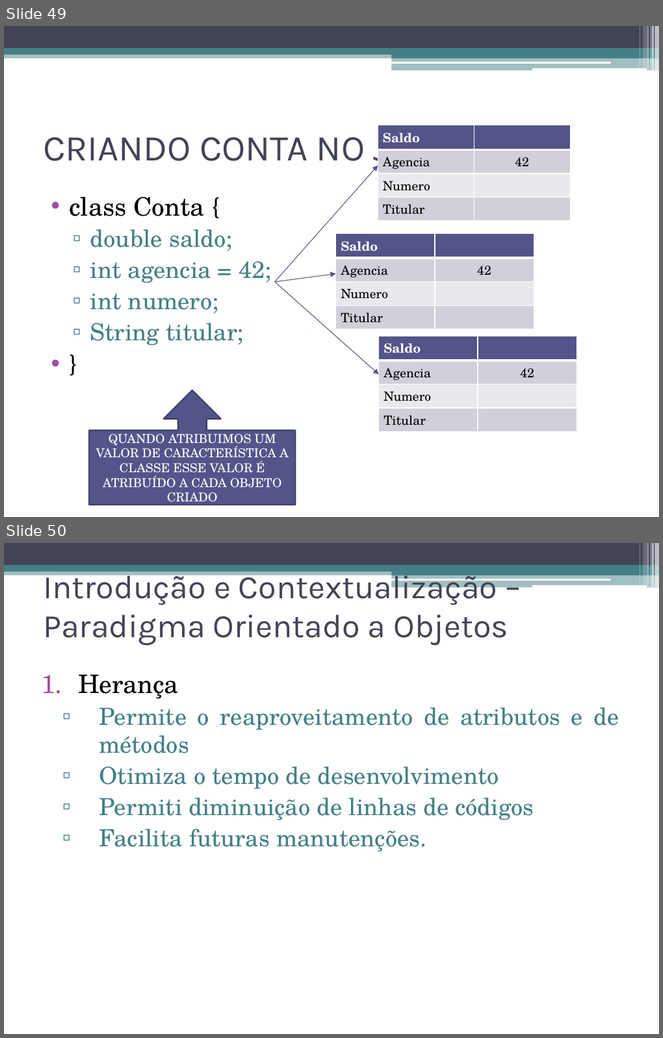
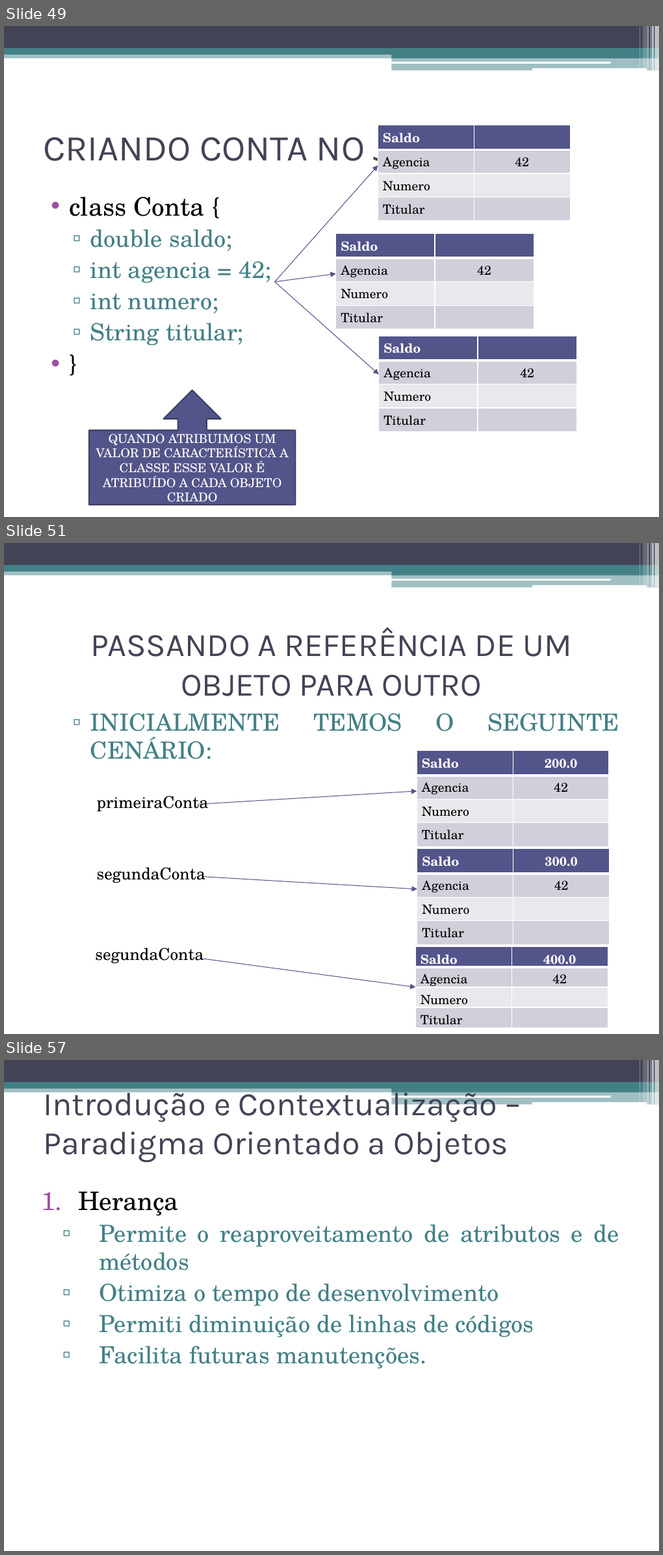
Before and after one commit to adilsonlopesoracle/ProgramacaoOrientadaaObjetos_Olinda, a slide deck: FundamentosOrientObjetos.pptx. Shown one above the other, each under a label of ours: slides 49 and 50 before the commit, slides 49, 51 and 57 after it; the slides between them are not shown. The pictures are 663x1038 and 663x1555 pixels, drawn with LibreOffice and Linux fonts; fonts in the diff are those of the drawing. Boxes give left, top, right and bottom in pixels: in the first picture for what was removed or moved away, otherwise in the second. Text is boxed around its words. In the diff, an @@ line names an element or a change of style, - is before the commit and + after.

```diff
--- a/FundamentosOrientObjetos.pptx
+++ b/FundamentosOrientObjetos.pptx
@@ slide 51 added at (x1=4, y1=543, x2=659, y2=1034), background #FFFFFF; not listed: 13 template elements that a slide beside it also shows @@
@@ title added at (x1=91, y1=627, x2=572, y2=696), 36 pt, text #424456 @@
+PASSANDO A REFERÊNCIA DE UM OBJETO PARA OUTRO
@@ text added at (x1=90, y1=713, x2=619, y2=738), 26 pt, text #438086 @@
+  ▫ INICIALMENTE TEMOS O SEGUINTE CENÁRIO:
@@ table added at (x1=417, y1=751, x2=609, y2=843), 4 rows, 2 columns @@
+Saldo | 200.0
+Agencia | 42
+Numero | 
+Titular | 
@@ text added at (x1=97, y1=796, x2=209, y2=811), 18 pt, text #000000 @@
+primeiraConta
@@ arrow added from (197, 804) to (417, 791), #53548A 0.75 pt @@
@@ table added at (x1=417, y1=849, x2=610, y2=941), 4 rows, 2 columns @@
+Saldo | 300.0
+Agencia | 42
+Numero | 
+Titular | 
@@ text added at (x1=97, y1=867, x2=206, y2=883), 18 pt, text #000000 @@
+segundaConta
@@ arrow added from (202, 877) to (417, 889), #53548A 0.75 pt @@
@@ text added at (x1=95, y1=948, x2=204, y2=964), 18 pt, text #000000 @@
+segundaConta
@@ table added at (x1=415, y1=947, x2=608, y2=1032), 4 rows, 2 columns @@
+Saldo | 400.0
+Agencia | 42
+Numero | 
+Titular | 
@@ arrow added from (202, 959) to (415, 987), #53548A 0.75 pt @@
@@ what was slide 50 is now slide 57 @@
```
Also in this commit, not shown: 2 slides changed, 45 other slides added.
